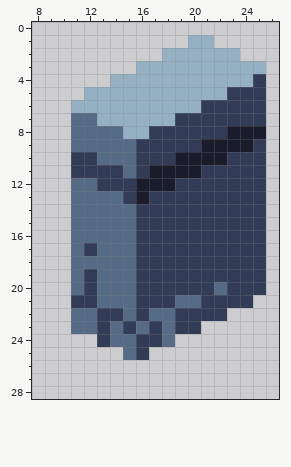
Two states of a pixel-art sprite, assets/tiles/walls/up.png. That is the earlier state.
The file is 32x32 pixels. Shown: x 8..26, y 0..28.
Once edited:
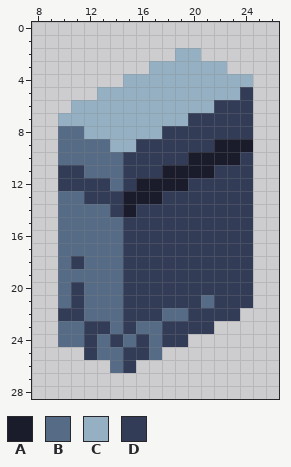
Palette (. is transparent): A #1a1c2c  B #566c86  C #94b0c2  D #333c57
Edits made:
@@ x 8..26 @@
  0 ...................
- 1 ............CC.....
- 2 ..........CCCCCC...
- 3 ........CCCCCCCCCC.
- 4 ......CCCCCCCCCCCD.
- 5 ....CCCCCCCCCCCDDD.
- 6 ...CCCCCCCCCCDDDDD.
- 7 ...BBCCCCCCDDDDDDD.
- 8 ...BBBBCCDDDDDDAAA.
- 9 ...BBBBBDDDDDAAAAD.
-10 ...DDBBBDDDAAAADDD.
-11 ...DDDDBDAAAADDDDD.
-12 ...BBDDDAAADDDDDDD.
-13 ...BBBBDADDDDDDDDD.
-14 ...BBBBBDDDDDDDDDD.
-15 ...BBBBBDDDDDDDDDD.
-16 ...BBBBBDDDDDDDDDD.
-17 ...BDBBBDDDDDDDDDD.
-18 ...BBBBBDDDDDDDDDD.
-19 ...BDBBBDDDDDDDDDD.
-20 ...BDBBBDDDDDDBDDD.
-21 ...DDBBBDDDBBDDDD..
-22 ...BBDDBDBBDDDD....
-23 ...BBDBDBDBDD......
-24 .....DBBDDB........
-25 .......BD..........
-26 ...................
+ 1 ...................
+ 2 ...........CC......
+ 3 .........CCCCCC....
+ 4 .......CCCCCCCCCC..
+ 5 .....CCCCCCCCCCCD..
+ 6 ...CCCCCCCCCCCDDD..
+ 7 ..CCCCCCCCCCDDDDD..
+ 8 ..BBCCCCCCDDDDDDD..
+ 9 ..BBBBCCDDDDDDAAA..
+10 ..BBBBBDDDDDAAAAD..
+11 ..DDBBBDDDAAAADDD..
+12 ..DDDDBDAAAADDDDD..
+13 ..BBDDDAAADDDDDDD..
+14 ..BBBBDADDDDDDDDD..
+15 ..BBBBBDDDDDDDDDD..
+16 ..BBBBBDDDDDDDDDD..
+17 ..BBBBBDDDDDDDDDD..
+18 ..BDBBBDDDDDDDDDD..
+19 ..BBBBBDDDDDDDDDD..
+20 ..BDBBBDDDDDDDDDD..
+21 ..BDBBBDDDDDDBDDD..
+22 ..DDBBBDDDBBDDDD...
+23 ..BBDDBDBBDDDD.....
+24 ..BBDBDBDBDD.......
+25 ....DBBDDB.........
+26 ......BD...........
 27 ...................
Boxes around the changes in both pictures, in picture pixels (x1, y1, x2, y2):
changed: (58, 35, 266, 373)
